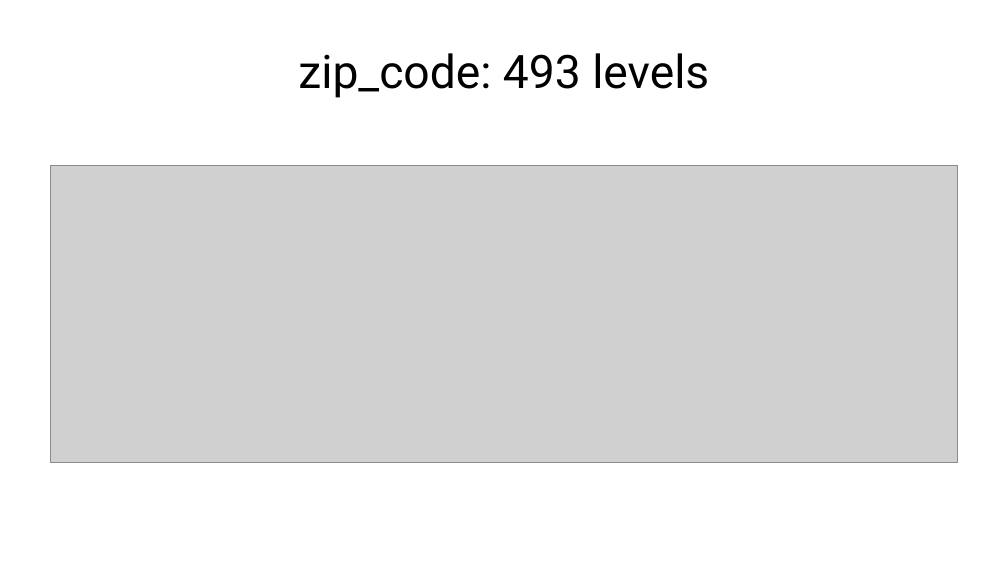
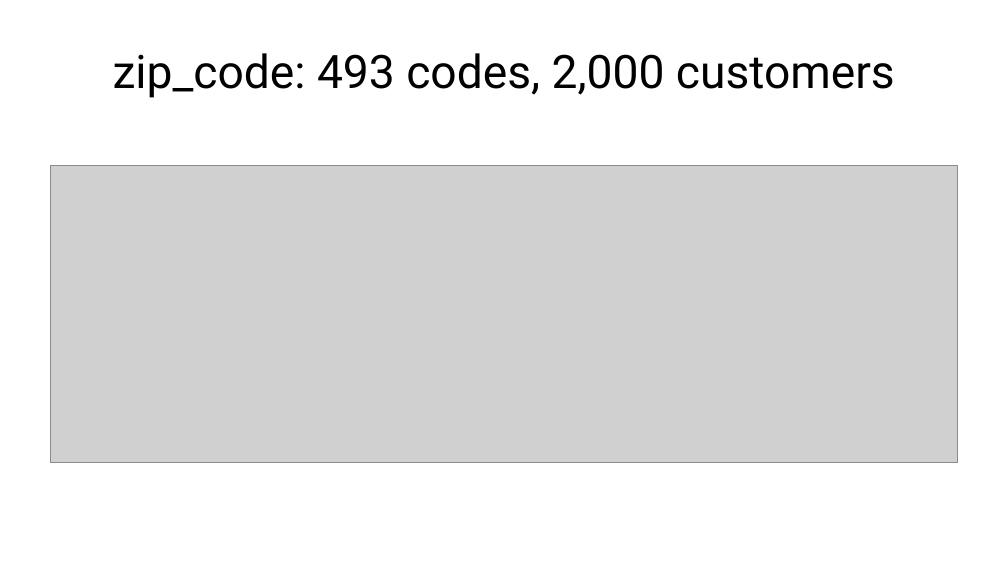
Before and after one commit to fabioantonini/technologies-for-artificial-intelligence, a slide deck: slide 35 of Lessons/02_data_exploration_and_preparation/Slides/data_exploration_and_preparation_slides.pptx. Drawn at 1008x567 pixels with LibreOffice and Linux fonts; fonts in the diff are those of the drawing; grey boxes stand for pictures; background and template pictures are left out. Boxes give left, top, right and bottom in pixels: in the first picture for what was removed or moved away, otherwise in the second. Text is boxed around its words. In the diff, an @@ line names an element or a change of style, - is before the commit and + after.

```diff
--- a/Lessons/02_data_exploration_and_preparation/Slides/data_exploration_and_preparation_slides.pptx
+++ b/Lessons/02_data_exploration_and_preparation/Slides/data_exploration_and_preparation_slides.pptx
@@ title at bbox=[113, 53, 895, 98]: text changed @@
-zip_code: 493 levels
+zip_code: 493 codes, 2,000 customers
```
Also in this commit, not shown: 7 other files.
